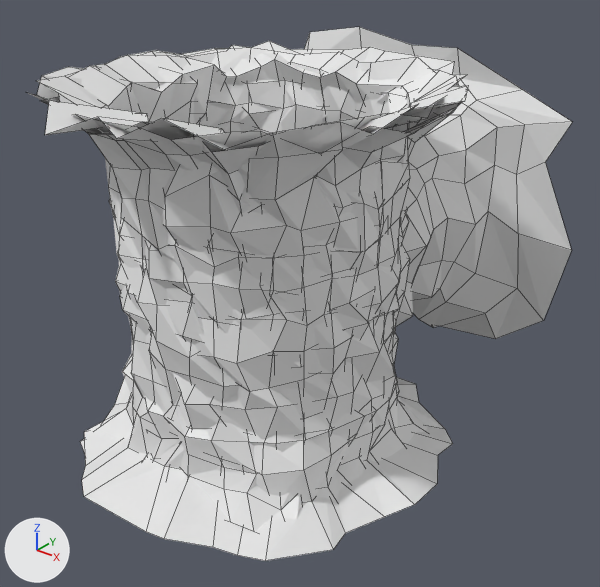
Renders of the Blender file blender/cave-segments.blend from each side of a commit.
Before and after are seen from a 50 mm lens placed at (3.76, -4.26, 2.58), pointed at (-0.01, 0.46, -0.34). The lights are fixed; the arrows at lower left show +X, +Y and +Z. Mesh edges are drawn as thin lines.

Before the edit, the objects in view are built like this:
```python
me_cylinder_002 = bpy.data.meshes.new('Cylinder.002')
me_cylinder_002.from_pydata(...)  # 535 vertices, 496 faces; spans x -1.46..1.63, y -2.81..1.59, z -1.52..1.52
me_cylinder_003 = bpy.data.meshes.new('Cylinder.003')
me_cylinder_003.from_pydata(...)  # 448 vertices, 416 faces; spans x -1.52..1.47, y -1.47..1.47, z -1.45..1.49
me_cylinder_004 = bpy.data.meshes.new('Cylinder.004')
me_cylinder_004.from_pydata(...)  # 320 vertices, 289 faces; spans x -1.36..1.43, y -1.35..1.45, z -0.46..1.46
ob_seg_branch_1 = bpy.data.objects.new('seg_branch_1', me_cylinder_002)
ob_seg_branch_1.location = (0.0, 0.0, 0.0)
ob_seg_branch_1.rotation_euler = (0.0, 0.0, 3.142)  # degrees (0, 0, 180)
ob_seg_end_1 = bpy.data.objects.new('seg_end_1', me_cylinder_004)
ob_seg_end_1.location = (0.0, 0.0, 0.0)
ob_seg_straight_1 = bpy.data.objects.new('seg_straight_1', me_cylinder_003)
ob_seg_straight_1.location = (0.0, 0.0, 0.0)
```
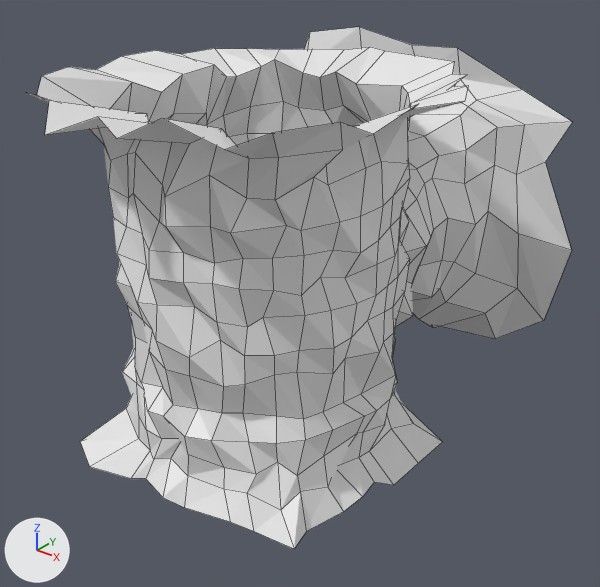
Boxes (x1, y1, x2, y2) around the edits, measured in the pictures (600 x 587 px):
'seg_straight_1', hidden
    before: (41, 45, 468, 561)
'seg_end_1', hidden
    before: (37, 41, 460, 367)

Patch to the scene script:
```diff
--- a/blender/cave-segments.blend.py
+++ b/blender/cave-segments.blend.py
@@ ob_seg_straight_1 @@
 ob_seg_straight_1.location = (0.0, 0.0, 0.0)
+ob_seg_straight_1.hide_set(True)
@@ ob_seg_end_1 @@
 ob_seg_end_1.location = (0.0, 0.0, 0.0)
+ob_seg_end_1.hide_set(True)
```
